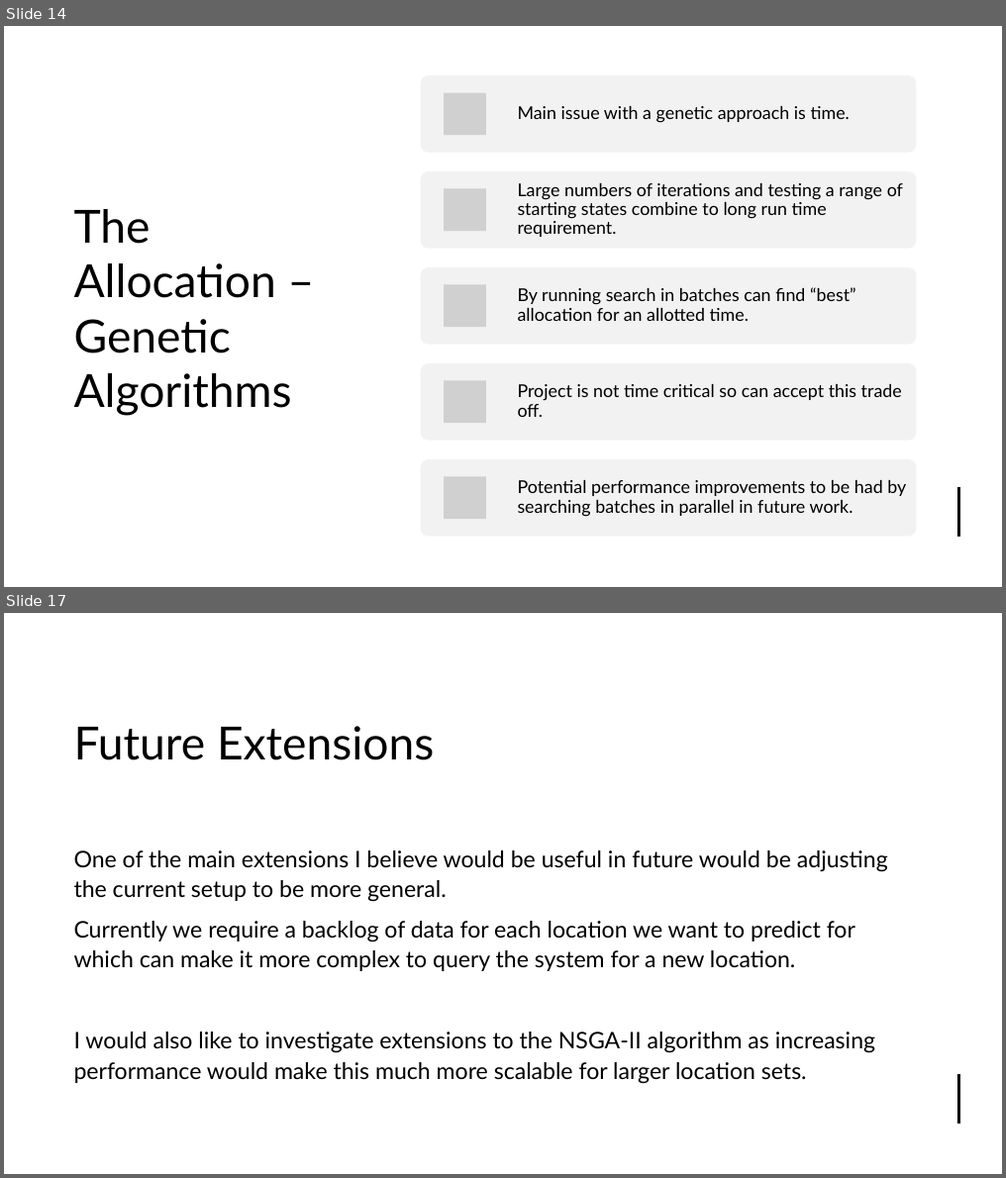
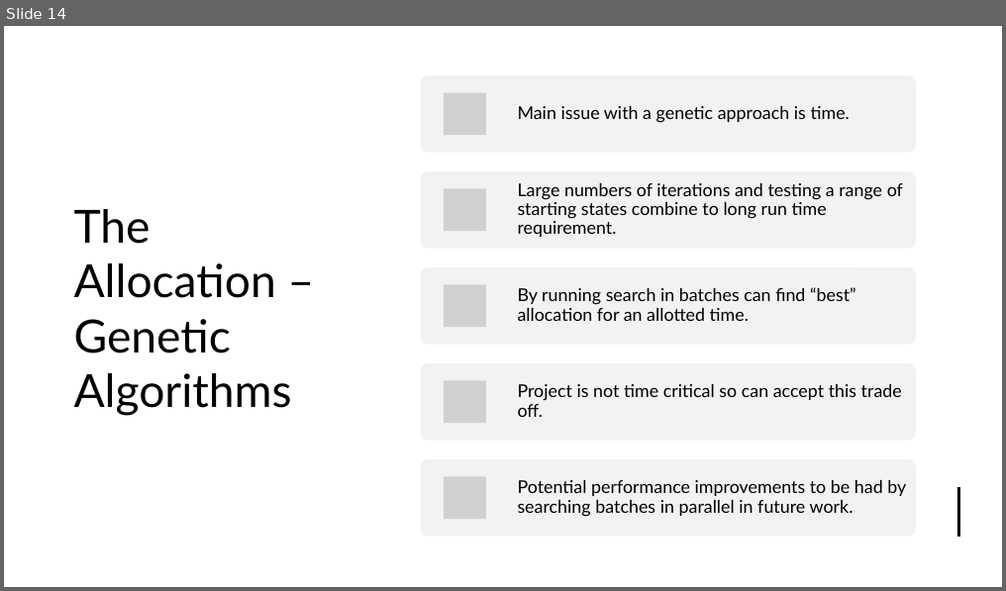
Before and after one commit to james-a-page/CS310Project, a slide deck: Documents/Presentation/ProjectPresentation-JamesPage.pptx. Shown one above the other, each under a label of ours: slides 14 and 17 before the commit, slide 14 after it; the slides between them are not shown. The pictures are 1006x1178 and 1006x591 pixels, drawn with LibreOffice and Linux fonts; fonts in the diff are those of the drawing; grey boxes stand for pictures. Boxes give left, top, right and bottom in pixels: in the first picture for what was removed or moved away, otherwise in the second. Text is boxed around its words. In the diff, an @@ line names an element or a change of style, - is before the commit and + after.

```diff
--- a/Documents/Presentation/ProjectPresentation-JamesPage.pptx
+++ b/Documents/Presentation/ProjectPresentation-JamesPage.pptx
@@ slide 17 removed at (x1=4, y1=613, x2=1002, y2=1174), background #FFFFFF; not listed: 1 template element that a slide beside it also shows @@
@@ rectangle removed at (x1=4, y1=613, x2=1002, y2=1174) @@
@@ title removed at (x1=74, y1=726, x2=434, y2=761) @@
-Future Extensions
@@ text removed at (x1=74, y1=851, x2=888, y2=1084) @@
-One of the main extensions I believe would be useful in future would be adjusting the current setup to be more general.
-Currently we require a backlog of data for each location we want to predict for which can make it more complex to query the system for a new location.
-I would also like to investigate extensions to the NSGA-II algorithm as increasing performance would make this much more scalable for larger location sets.
@@ line removed from (959, 1075) to (959, 1124) @@
```
Also in this commit, not shown: 6 slides changed, 1 slide added, 14 other files.
